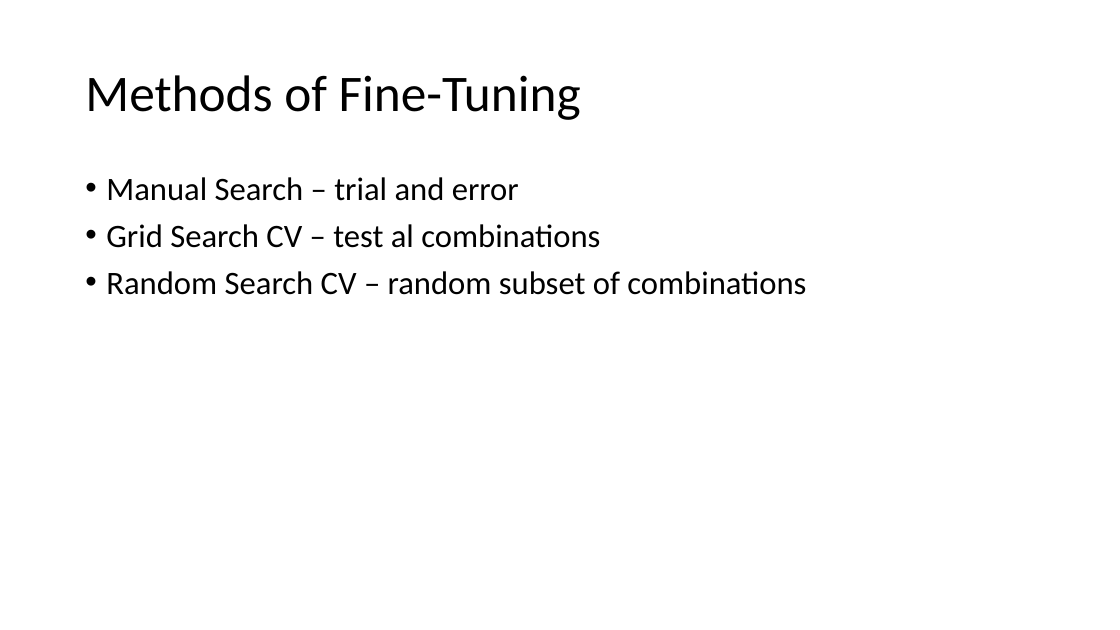
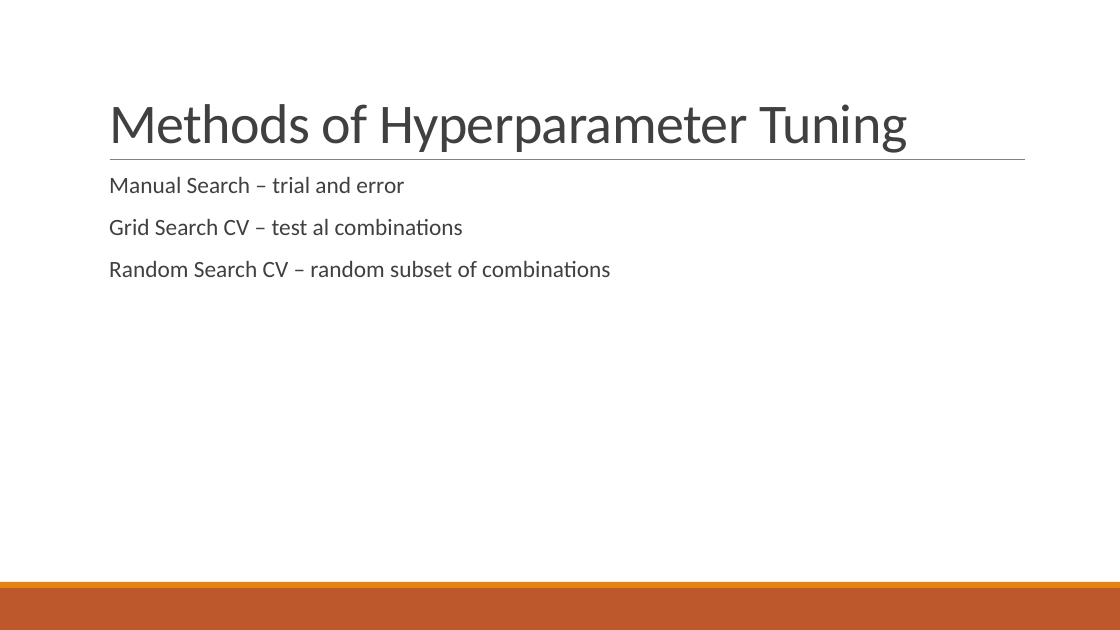
Before and after one commit to SubashSah/AI-Intern-2025, a slide deck: slide 5 of Task 3/Fine-tuning model.pptx (slide 4 before the commit). Drawn at 1120x630 pixels with LibreOffice and Linux fonts; fonts in the diff are those of the drawing. Boxes give left, top, right and bottom in pixels: in the first picture for what was removed or moved away, otherwise in the second. Text is boxed around its words. In the diff, an @@ line names an element or a change of style, - is before the commit and + after.

Commit message:
Updated hyperparameter tuning and model fine-tuning

```diff
--- a/Task 3/Fine-tuning model.pptx
+++ b/Task 3/Fine-tuning model.pptx
@@ title "Methods of Hyperparameter Tuning" at [109, 104, 907, 153]: vertical alignment middle to bottom @@
@@ title at [109, 104, 907, 153]: text changed; size 44 to 48 pt; text colour #000000 to #404040 @@
-Methods of Fine-Tuning
+Methods of Hyperparameter Tuning
@@ text "Manual Search – trial and ..." at [109, 177, 610, 277]: size 28 to 20 pt, text colour #000000 to #404040; bullet • to  ; more space between paragraphs @@
@@ line added from (110, 160) to (1026, 160), #808080 0.5 pt @@
@@ rectangle added at [0, 588, 1120, 630], fill #BD582C @@
@@ rectangle added at [0, 582, 1120, 588], fill #E48312 @@
```
Also in this commit, not shown: 7 other slides changed, 5 slides added, 2 slides removed.
